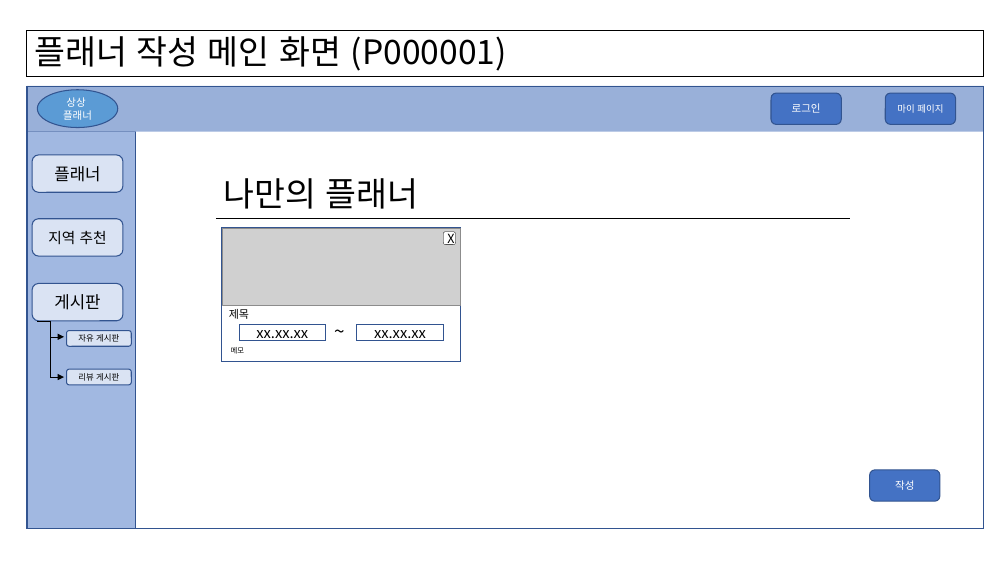
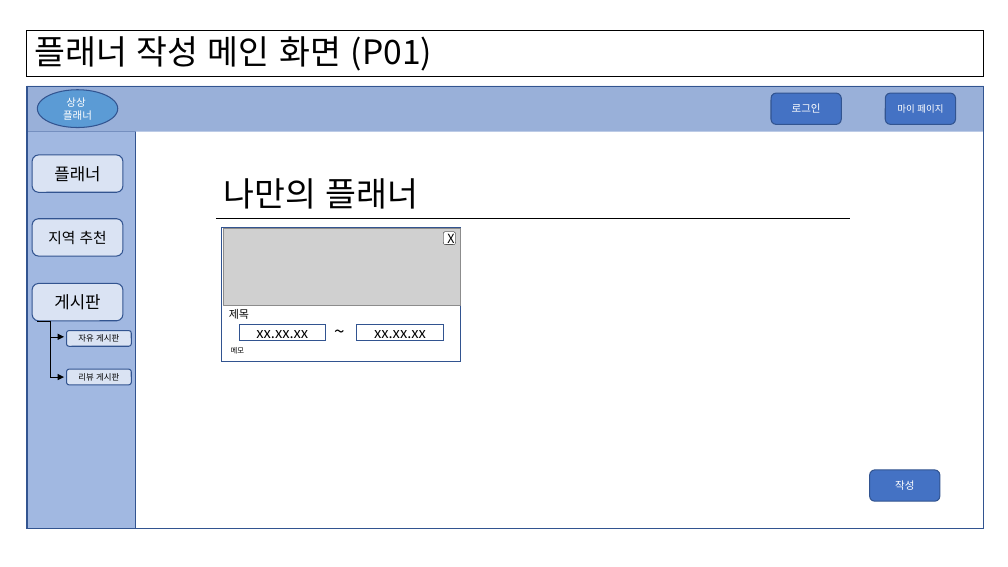
Before and after one commit to whatnameshouldido/sbsj_planner, a slide deck: slide 2 of screen/화면설계서_플래너(강준서).pptx. Drawn at 1008x567 pixels with LibreOffice and Linux fonts; fonts in the diff are those of the drawing; grey boxes stand for pictures. Boxes give left, top, right and bottom in pixels: in the first picture for what was removed or moved away, otherwise in the second. Text is boxed around its words. In the diff, an @@ line names an element or a change of style, - is before the commit and + after.

```diff
--- a/screen/화면설계서_플래너(강준서).pptx
+++ b/screen/화면설계서_플래너(강준서).pptx
@@ title at (x1=35, y1=30, x2=432, y2=71): text changed @@
-플래너 작성 메인 화면 (P000001)
+플래너 작성 메인 화면 (P01)
```
Also in this commit, not shown: 4 other slides changed, 8 other files.
